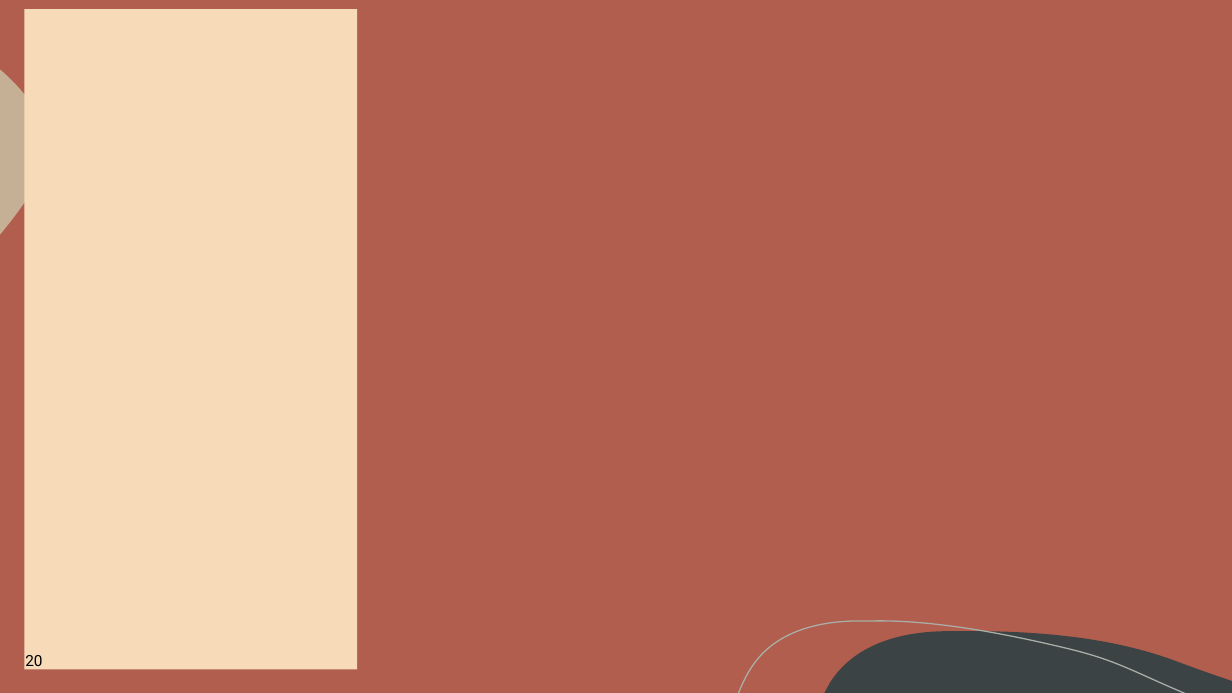
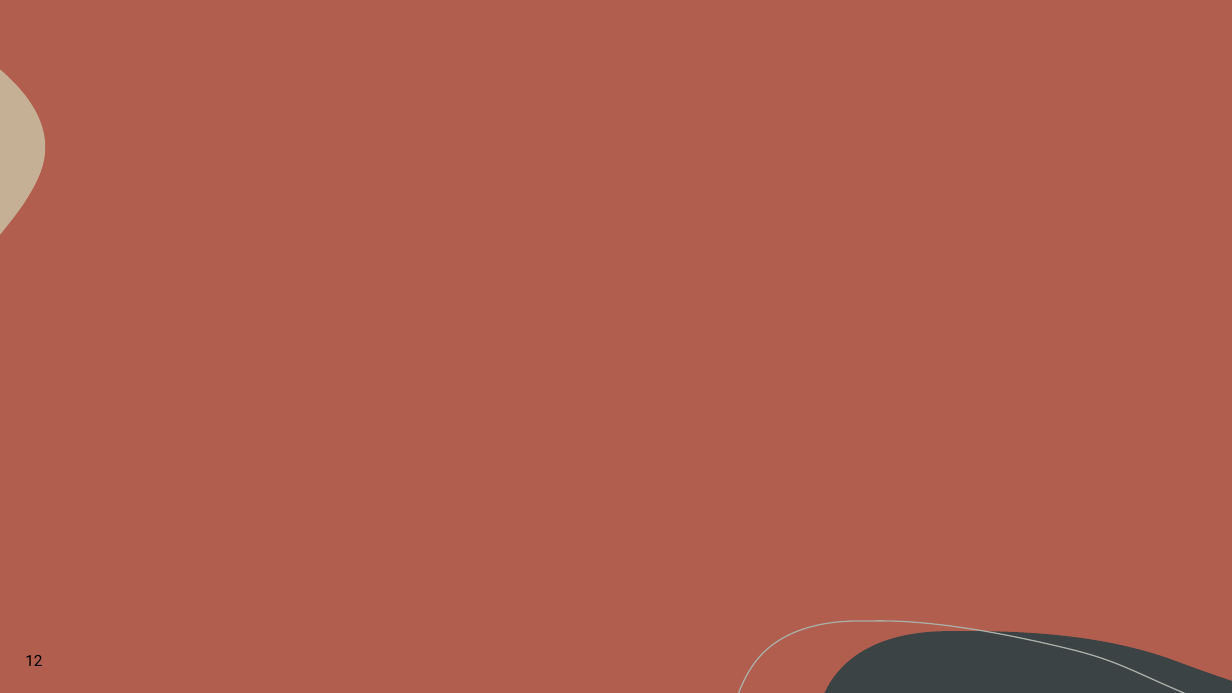
Before and after one commit to LegallyNotBlonde/Project-1, a slide deck: slide 12 of AIStocksProject/Presentation_Tech_Giants_Face_Off.pptx (slide 20 before the commit). Drawn at 1232x693 pixels with LibreOffice and Linux fonts; fonts in the diff are those of the drawing; background and template pictures are left out. Boxes give left, top, right and bottom in pixels: in the first picture for what was removed or moved away, otherwise in the second. Text is boxed around its words. In the diff, an @@ line names an element or a change of style, - is before the commit and + after.

```diff
--- a/AIStocksProject/Presentation_Tech_Giants_Face_Off.pptx
+++ b/AIStocksProject/Presentation_Tech_Giants_Face_Off.pptx
@@ rectangle removed at (24, 9, 357, 670) @@
@@ page number at (25, 655, 42, 666): text changed @@
-20
+12
```
Also in this commit, not shown: 14 other slides changed, 4 slides added, 9 slides removed, 1 other file.
